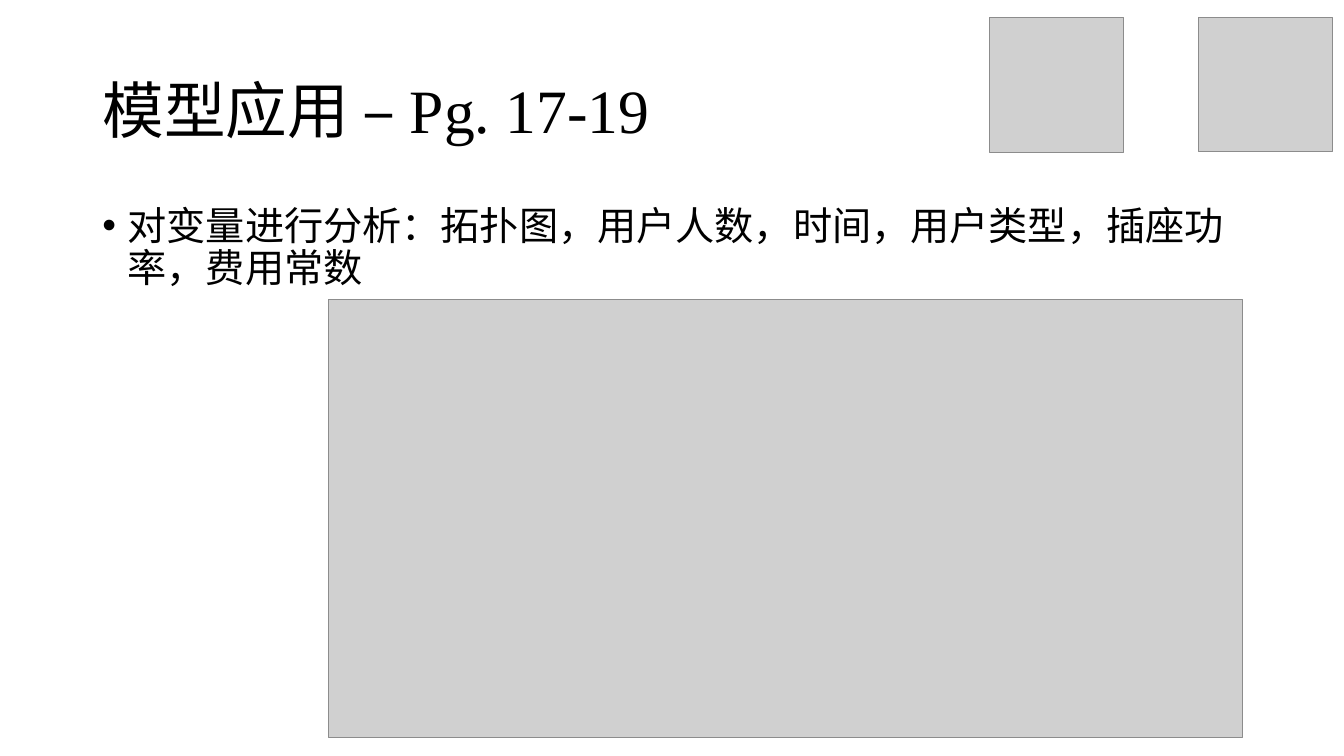
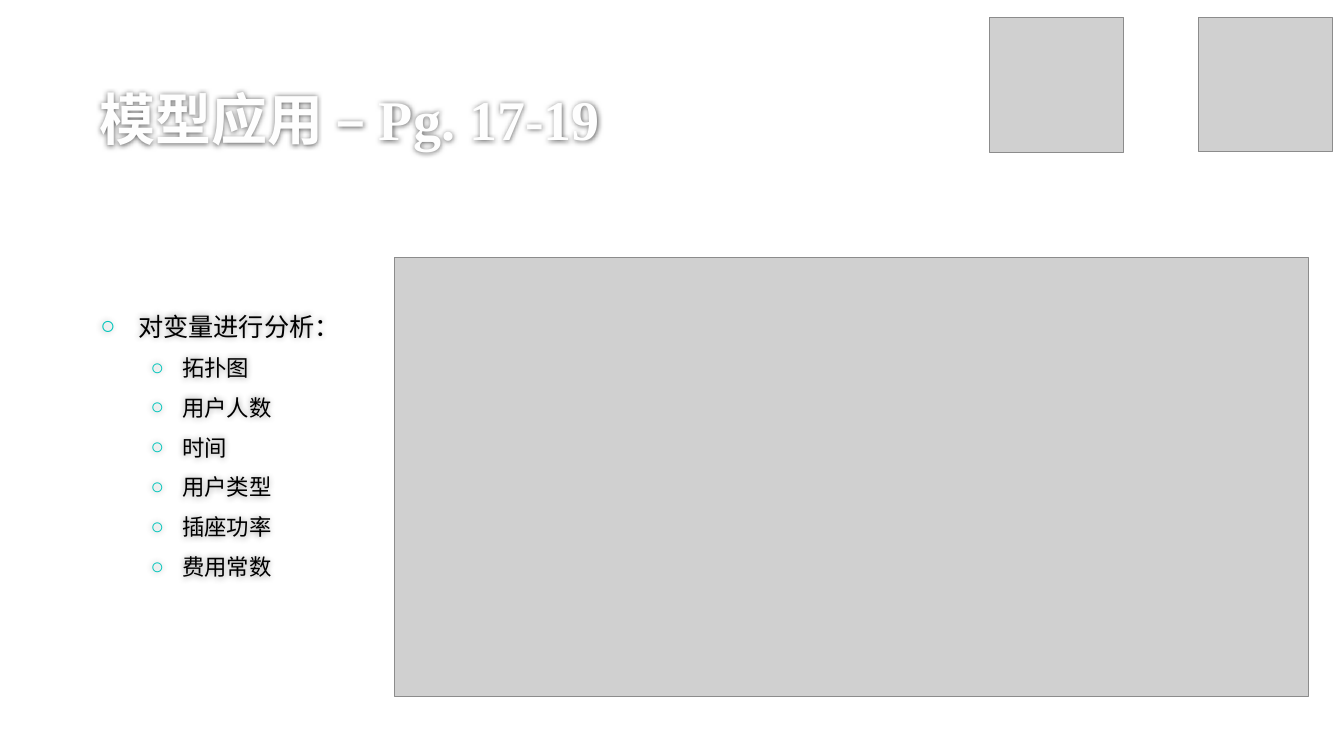
Before and after one commit to stOOrz-Science-Mind/2019_HiMCM_A_10006, a slide deck: slide 36 of 10005.pptx (slide 35 before the commit). Drawn at 1344x756 pixels with LibreOffice and Linux fonts; fonts in the diff are those of the drawing; grey boxes stand for pictures; background and template pictures are left out. Boxes give left, top, right and bottom in pixels: in the first picture for what was removed or moved away, otherwise in the second. Text is boxed around its words. In the diff, an @@ line names an element or a change of style, - is before the commit and + after.

```diff
--- a/10005.pptx
+++ b/10005.pptx
@@ title "模型应用 – Pg. 17-19": place and size @@
-title "模型应用 – Pg. 17-19" at bbox=[102, 81, 650, 144]
+title "模型应用 – Pg. 17-19" at bbox=[99, 91, 600, 150]
@@ title "模型应用 – Pg. 17-19" at bbox=[99, 91, 600, 150]: size 44 to 40 pt, text colour #000000 to #FEFEFE, bold on; line spacing 0.9 to 1; vertical alignment middle to bottom @@
@@ text "对变量进行分析：" at bbox=[138, 314, 340, 577]: vertical alignment top to middle @@
@@ picture: place and size @@
-picture at bbox=[329, 299, 1243, 738]
+picture at bbox=[394, 258, 1309, 697]
@@ text at bbox=[138, 314, 340, 577]: text changed; size 28 to 16 pt @@
-• 对变量进行分析：拓扑图，用户人数，时间，用户类型，插座功率，费用常数
+○ 对变量进行分析：
+  ○ 拓扑图
+  ○ 用户人数
+  ○ 时间
+  ○ 用户类型
+  ○ 插座功率
+  ○ 费用常数
```
Also in this commit, not shown: 43 other slides changed, 1 slide added.
